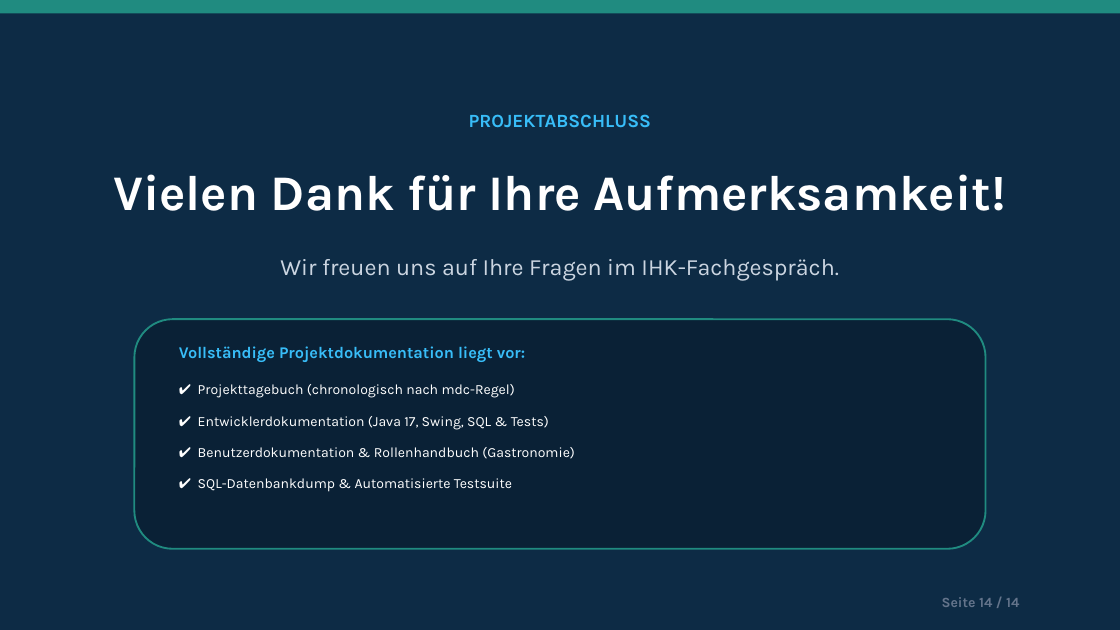
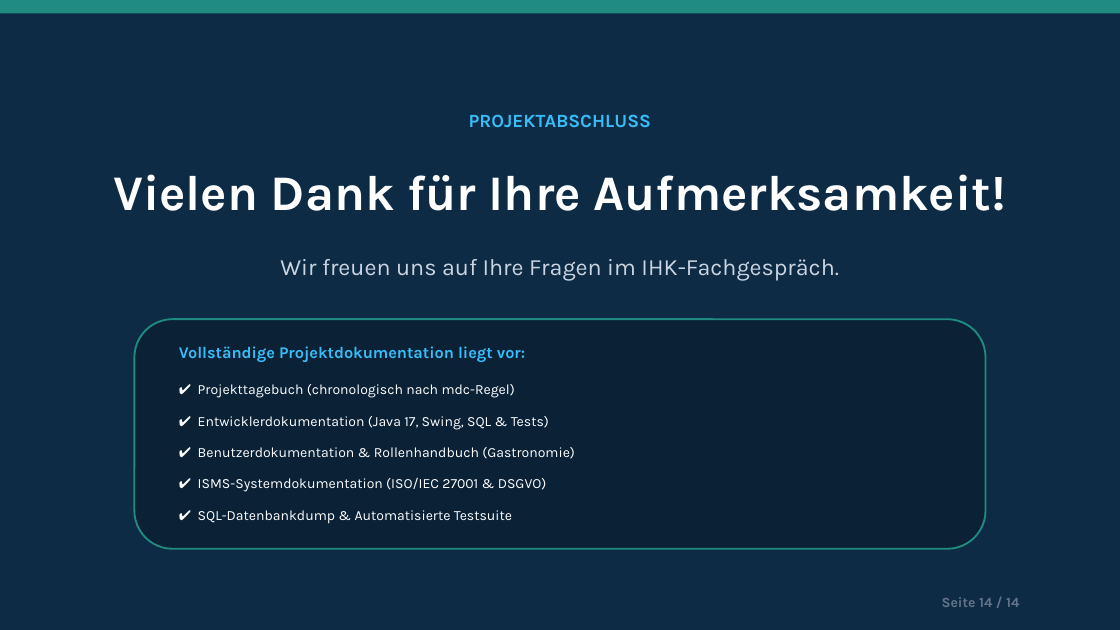
Before and after one commit to niki356565rt/LF10-Projekt, a slide deck: slide 14 of abgabe/Smart_Restaurant_IHK_Praesentation.pptx. Drawn at 1120x630 pixels with LibreOffice and Linux fonts; fonts in the diff are those of the drawing. Boxes give left, top, right and bottom in pixels: in the first picture for what was removed or moved away, otherwise in the second. Text is boxed around its words. In the diff, an @@ line names an element or a change of style, - is before the commit and + after.

```diff
--- a/abgabe/Smart_Restaurant_IHK_Praesentation.pptx
+++ b/abgabe/Smart_Restaurant_IHK_Praesentation.pptx
@@ text added at (198,477,547,492), 9 pt, text #FFFFFF @@
+✔ ISMS-Systemdokumentation (ISO/IEC 27001 & DSGVO)
@@ text "✔ SQL-Datenbankdump & Automatisierte Testsuite": place and size @@
-text "✔ SQL-Datenbankdump & Automatisierte Testsuite" at (198,478,512,492)
+text "✔ SQL-Datenbankdump & Automatisierte Testsuite" at (198,510,512,524)
```
Also in this commit, not shown: 13 other slides changed, 4 other files.
